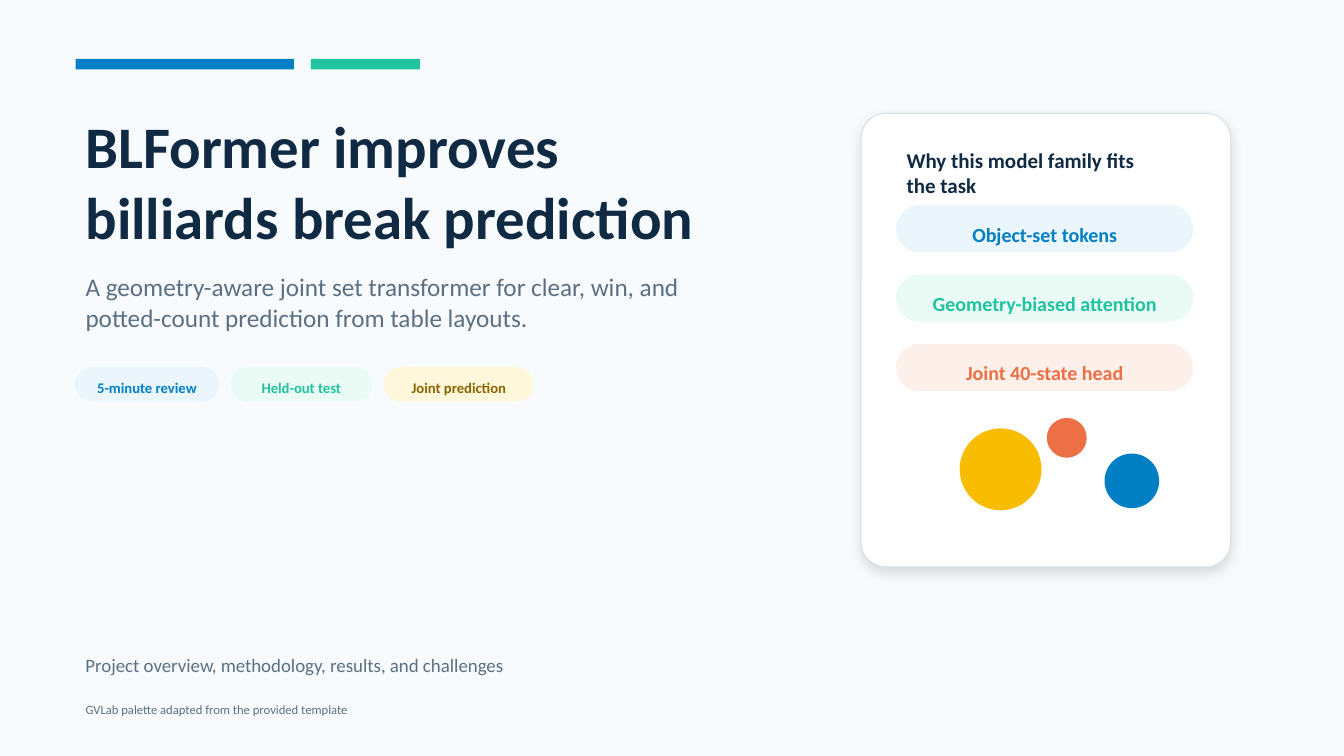
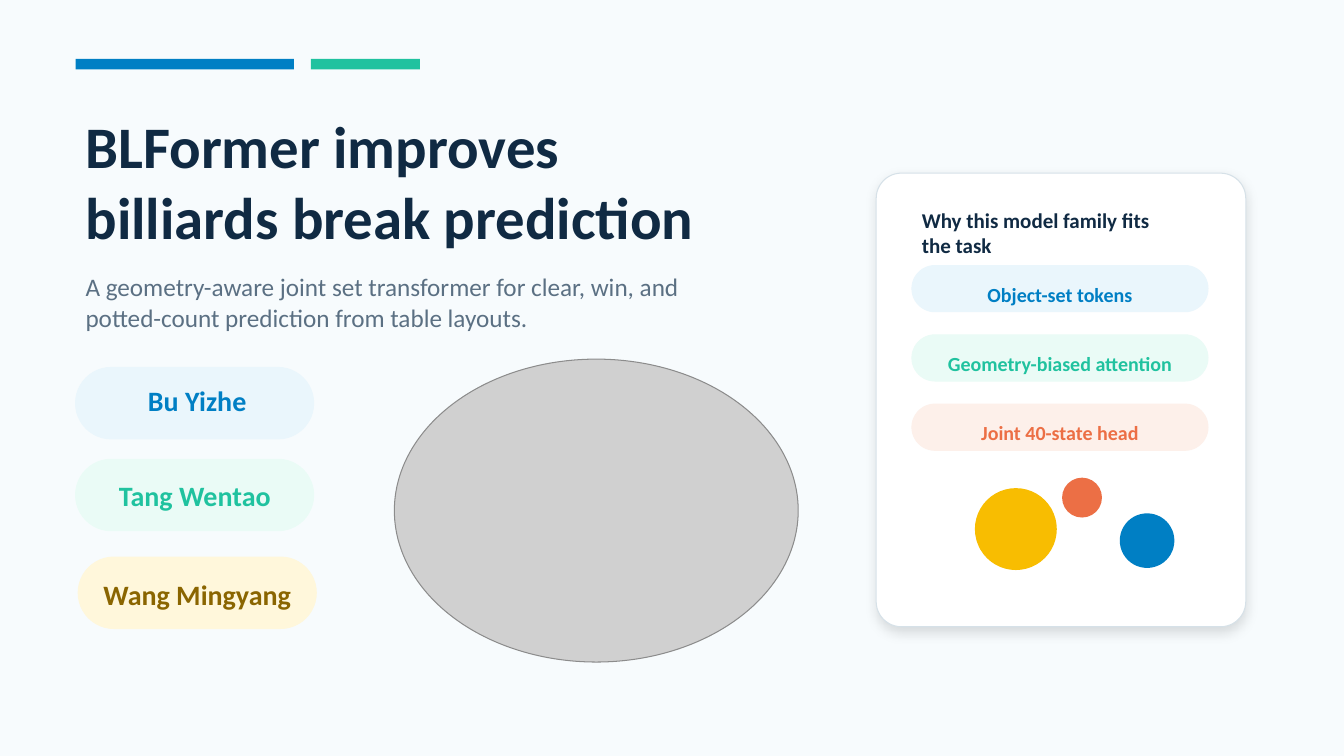
Before and after one commit to AWANGMY/Billiards_Prediction, a slide deck: slide 1 of Doc/Billiards_BLFormer_5min_Presentation.pptx. Drawn at 1344x756 pixels with LibreOffice and Linux fonts; fonts in the diff are those of the drawing; grey boxes stand for pictures. Boxes give left, top, right and bottom in pixels: in the first picture for what was removed or moved away, otherwise in the second. Text is boxed around its words. In the diff, an @@ line names an element or a change of style, - is before the commit and + after.

```diff
--- a/Doc/Billiards_BLFormer_5min_Presentation.pptx
+++ b/Doc/Billiards_BLFormer_5min_Presentation.pptx
@@ picture added at (x1=394, y1=359, x2=799, y2=662) @@
@@ rounded rectangle resized from (x1=76, y1=368, x2=219, y2=401) to (x1=76, y1=368, x2=314, y2=440) @@
@@ text removed at (x1=262, y1=382, x2=341, y2=393) @@
-Held-out test
@@ text removed at (x1=412, y1=382, x2=506, y2=396) @@
-Joint prediction
@@ text at (x1=148, y1=391, x2=246, y2=412): text changed; size 10.5 to 20 pt @@
-5-minute review
+Bu Yizhe
@@ rounded rectangle resized from (x1=231, y1=368, x2=372, y2=401) to (x1=76, y1=460, x2=314, y2=531) @@
@@ text added at (x1=119, y1=488, x2=271, y2=511), 20 pt, text #20C29F, bold @@
+Tang Wentao
@@ 4 texts, 4 rounded rectangles, 3 ellipses moved together from (x1=861, y1=113, x2=1231, y2=567) to (x1=876, y1=173, x2=1246, y2=627) @@
@@ rounded rectangle resized from (x1=384, y1=368, x2=533, y2=401) to (x1=79, y1=558, x2=317, y2=629) @@
@@ text added at (x1=103, y1=585, x2=291, y2=610), 20 pt, text #8A6500, bold @@
+Wang Mingyang
@@ text removed at (x1=85, y1=659, x2=503, y2=675) @@
-Project overview, methodology, results, and challenges
@@ text removed at (x1=86, y1=705, x2=347, y2=716) @@
-GVLab palette adapted from the provided template
```
Also in this commit, not shown: 6 other slides changed.
